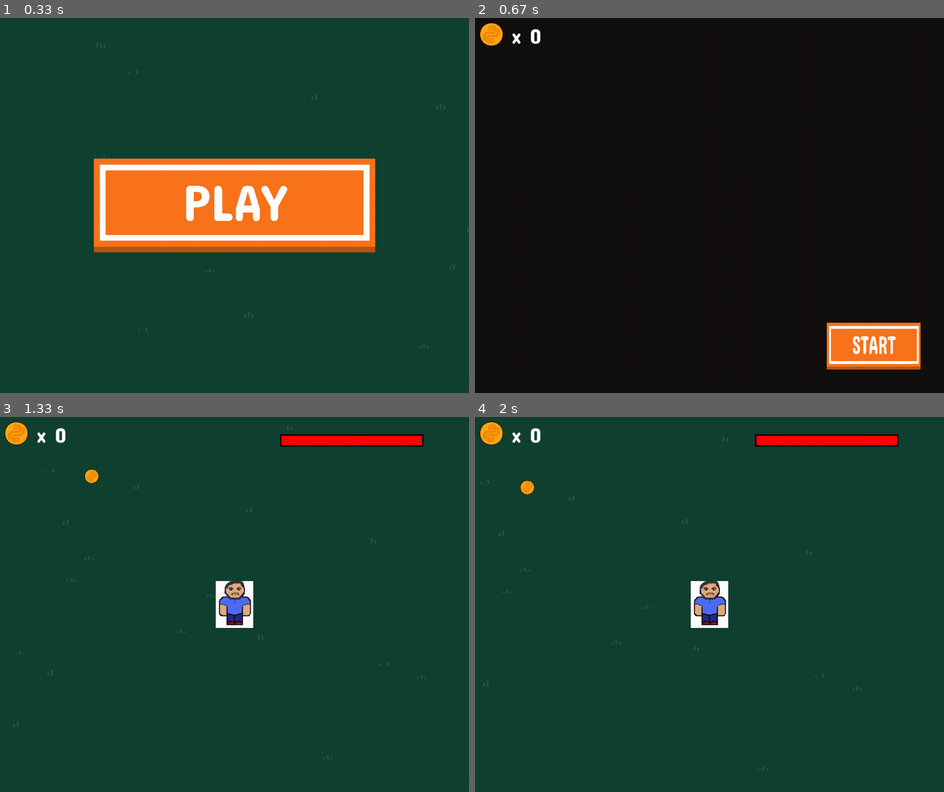
Above: before the commit, frames 1-4 (two rows, left to right).
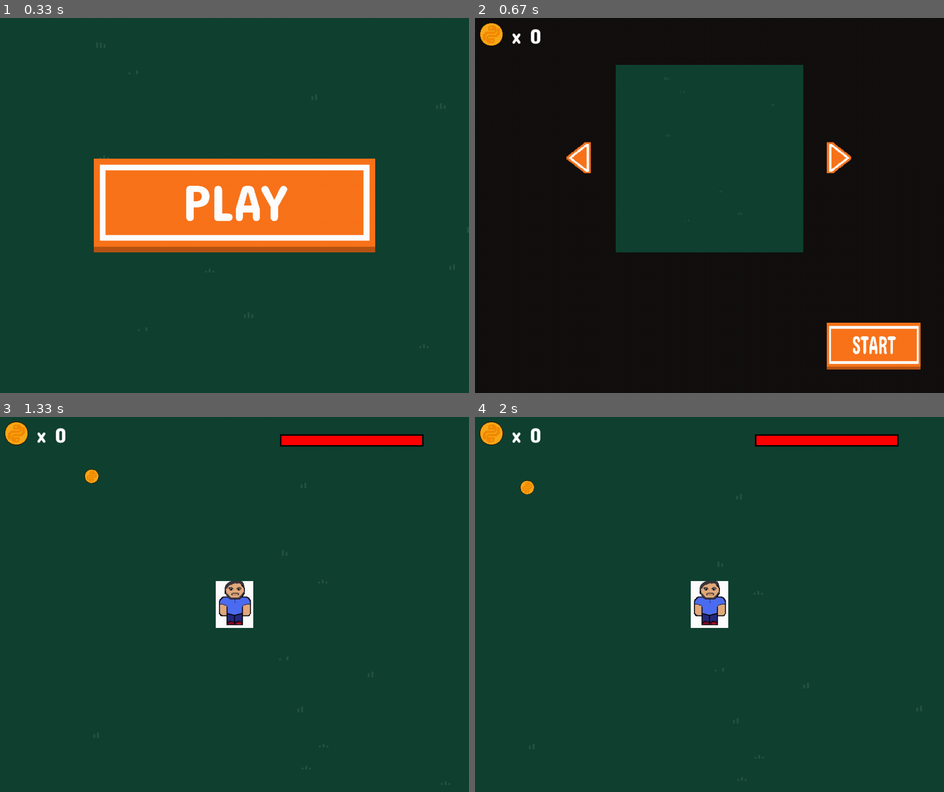
Above: after the commit, the same moments.

Repository: Juwek/pygame-project
Game: pygame game, started from main.py
Same seed, same stepped clock (60 frames per second), same inputs: the game is played once before the commit and once after it.
Inputs (mouse positions are in pixels of both pictures, inside the frame that each line leads up to):
- Up to frame 1 (0.33 s): no input
- Up to frame 2 (0.67 s): press the mouse at (709, 205) at 0.37 s; move the mouse to (653, 205) at 0.47 s; release the mouse at (596, 209) at 0.6 s
- Up to frame 3 (1.33 s): press the mouse at (398, 747) at 0.7 s; move the mouse to (370, 702) at 0.8 s; release the mouse at (342, 660) at 0.93 s; press the mouse at (398, 747) at 1.03 s; move the mouse to (229, 679) at 1.13 s; release the mouse at (60, 612) at 1.27 s
- Up to frame 4 (2 s): hold D 1.33-1.8 s; hold W from 1.83 s (still down)

Frame 1 is identical in both runs. In frame 2, 21% of the frame differs, in the area x 19-81%, y 12-63%; in frame 3, less than 0.1%; in frame 4, less than 0.1%.

Commit message:
cool second level

Diff:
--- a/Scripts/Base.py
+++ b/Scripts/Base.py
@@ -2,7 +2,8 @@
 from constants import BASE
 
 data_dict = {
-    'coins': None
+    'coins': None,
+    'maps': None
 }
 
 
@@ -12,12 +13,13 @@
     cur.execute('''
     CREATE TABLE IF NOT EXISTS Data (
     id INTEGER PRIMARY KEY,
-    coins INTEGER
+    coins INTEGER,
+    maps TEXT
     )
     ''')
     base.commit()
     cur.execute('''
-    INSERT INTO Data (coins) VALUES (0)
+    INSERT INTO Data (coins, maps) VALUES (0, "1 0")
     ''')
     base.commit()
     base.close()
--- a/Scripts/Button.py
+++ b/Scripts/Button.py
@@ -3,10 +3,11 @@
 
 
 class Button(pygame.sprite.Sprite):
-    def __init__(self, path, x, y, width, height, *group):
+    def __init__(self, path, x, y, width, height, *group, inf=None):
         super().__init__(*group)
         self.image = pygame.transform.scale(load_image(path), (width, height))
         self.rect = self.image.get_rect()
+        self.inf = inf
         self.rect.x = x
         self.rect.y = y
 
@@ -14,3 +15,9 @@
         if (event.type == pygame.MOUSEBUTTONDOWN and pygame.mouse.get_pressed()[0]
             and self.rect.collidepoint(pygame.mouse.get_pos())):
             return True
+
+    def get_inf(self):
+        return self.inf
+
+    def set_group(self, *group):
+        super().__init__(*group)
--- a/Scripts/Map.py
+++ b/Scripts/Map.py
@@ -1,14 +1,16 @@
 import pygame
 from extensions import load_image
+from constants import WIDTH, HEIGHT
 
 
 class Map(pygame.sprite.Sprite):
     def __init__(self, map, *group):
         super().__init__(*group)
-        self.image = load_image('maps/map1.png')
+        self.maps = ['maps/map1.png', 'maps/map2.png']
+        self.image = load_image(self.maps[map])
         self.rect = self.image.get_rect()
-        self.x = -self.image.get_width() / 2
-        self.y = -self.image.get_height() / 2
+        self.x = -self.image.get_width() / 2 + WIDTH / 2
+        self.y = -self.image.get_height() / 2 + HEIGHT / 2
 
     def draw(self, player_pos):
         self.player_x = player_pos[0]
--- a/Scripts/Picture.py
+++ b/Scripts/Picture.py
@@ -5,7 +5,11 @@
 class Picture(pygame.sprite.Sprite):
     def __init__(self, path, pos: tuple[int, int], size: tuple[int, int], *group):
         super().__init__(*group)
+        self.size = size
         self.image = pygame.transform.scale(load_image(path), (size[0], size[1]))
         self.rect = self.image.get_rect()
         self.rect.x = pos[0]
         self.rect.y = pos[1]
+
+    def set_img(self, path):
+        self.image = pygame.transform.scale(load_image(path), (self.size[0], self.size[1]))
--- /dev/null
+++ b/Scripts/Slider.py
@@ -0,0 +1,35 @@
+import pygame
+from Scripts.Button import Button
+from Scripts.Picture import Picture
+from constants import WIDTH, HEIGHT
+from extensions import set_text
+
+
+class Slider:
+    def __init__(self, maps, open_maps, group):
+        self.group = group
+        self.size = 700, 600
+        self.pos = WIDTH / 2 - self.size[0] / 2, HEIGHT / 2 - self.size[1] / 2 - 50
+        self.maps = maps
+        self.open_maps = [int(i) for i in open_maps.split()]
+        self.rect = pygame.rect.Rect(self.pos[0], self.pos[1], self.size[0], self.size[1])
+        self.current_map = 0
+        self.image = Picture(self.maps[self.current_map], (self.pos[0] + 150, self.pos[1] + 50),
+                             (400, 400), self.group)
+        self.left_button = Button('pictures/buttons/left.png', self.pos[0] + 45,
+                                   265, 52, 66, group)
+        self.right_button = Button('pictures/buttons/right.png', self.pos[0] + 600,
+                                  265, 52, 66, group)
+        self.buy_button = Button('pictures/buttons/button4.png', self.pos[0] + 250,
+                                 self.pos[1] + 475, 200, 100, inf='100')
+        self.price = set_text(45, self.buy_button.get_inf())
+
+    def update(self):
+        self.image.set_img(self.maps[self.current_map])
+        if not self.open_maps[self.current_map]:
+            self.buy_button.set_group(self.group)
+        else:
+            self.group.remove(self.buy_button)
+
+    def set_open_maps(self, open_maps):
+        self.open_maps = [int(i) for i in open_maps.split()]
--- a/main.py
+++ b/main.py
@@ -7,15 +7,17 @@
 from Scripts.Map import Map
 from Scripts.Enemy import Enemy
 from Scripts.Picture import Picture
+from Scripts.Slider import Slider
 from Scripts.Coin import ParticleCoins
 from Scripts.Base import *
-from extensions import set_text, base_is_created
+from extensions import set_text, base_is_created, load_image
 
 state = 0
 game = True
 enemys = ['crazy', 'devil', 'poker']
 main_count_coin = 0
 collected_coins = 0
+current_map = 0
 
 
 def show_start_window(screen, group):
@@ -70,7 +72,7 @@
         game: Изменяется на False, если игрок закрывает окно.
         main_count_coin: Обновляет количество монет, полученное из `get_data()`.
     """
-    global state, game, main_count_coin  # Объявляем, что используем глобальные переменные state, game и main_count_coin
+    global state, game, main_count_coin, current_map
     clock = pygame.time.Clock()  # Создаем объект Clock для контроля FPS.
 
     data = get_data() # Получаем данные об игре (включая количество монет)
@@ -83,22 +85,41 @@
     # Создаем и добавляем изображение монеты в группу спрайтов.
     Picture('pictures/coin.png', (10, 10), (50, 50), group)  # Отображаем изображение монеты
 
-    coins_text = set_text(45, f' x {main_count_coin}') # Создаем текст с количеством монет игрока
+     # Создаем текст с количеством монет игрока
+    slider = Slider(['maps/preview1.png', 'maps/preview2.png'], data['maps'], group)
 
     running = True  # Устанавливаем флаг для управления игровым циклом.
     while running:  # Основной игровой цикл для окна лобби.
         screen.fill('#131010')  # Заполняем экран темно-серым цветом.
+        coins_text = set_text(45, f' x {main_count_coin}')
         screen.blit(coins_text, (60, 10))  # Отображаем текст с количеством монет.
 
         for event in pygame.event.get():  # Обрабатываем события.
             if event.type == pygame.QUIT:  # Если игрок закрыл окно.
                 running = False  # Останавливаем игровой цикл.
                 game = False  # Завершаем игру.
-            elif start_button.is_clicked(event):  # Если кнопка "Старт" нажата.
+            if start_button.is_clicked(event) and slider.open_maps[slider.current_map]:  # Если кнопка "Старт" нажата.
                 state = 2  # Переключаемся в состояние игры.
-                running = False  # Останавливаем игровой цикл окна лобби.
-
-        group.draw(screen)  # Отображаем все спрайты из группы на экране.
+                current_map = slider.current_map
+                running = False
+            if slider.right_button.is_clicked(event):
+                slider.current_map = (slider.current_map + 1) % len(slider.maps)
+            if slider.left_button.is_clicked(event):
+                slider.current_map = (slider.current_map - 1) % len(slider.maps)
+            if (slider.buy_button.is_clicked(event) and not slider.open_maps[slider.current_map]
+                and int(slider.buy_button.get_inf()) <= main_count_coin):
+                set_data('coins', main_count_coin - int(slider.buy_button.get_inf()))
+                set_data('maps', '1 1')
+                main_count_coin -= int(slider.buy_button.get_inf())
+                data = get_data()
+                slider.set_open_maps(data['maps'])
+                print(get_data())
+
+        slider.update()
+        #pygame.draw.rect(screen, (0, 0, 0), slider.rect)
+        group.draw(screen)
+        if not slider.open_maps[slider.current_map]:
+            screen.blit(slider.price, (470, 550))
         pygame.display.flip()  # Обновляем содержимое всего экрана.
         clock.tick(FPS)  # Контролируем FPS.
 
@@ -109,9 +130,7 @@
     clock = pygame.time.Clock()
     group_map = pygame.sprite.Group()
     group_coins = pygame.sprite.Group()
-    pos = [(0, 0)]
-    tiles_map = []
-    tiles_map.append(Map(map, group_map))
+    world_map = Map(map, group_map)
     player = Player(3, group)
 
     count_coin = 0
@@ -135,7 +154,6 @@
     pygame.time.set_timer(wave_timer, 20000)                   #таймер для снижения времени спавна врага
     stabilization_timer = pygame.USEREVENT + 3
     stabilization = False
-    Picture('pictures/coin.png', (10, 10), (50, 50), group)
 
     running = True
     while running:
@@ -160,9 +178,9 @@
                 for _ in range(choice(range(1, 4))):
                     coins.append(ParticleCoins(30, (100, 100), choice(numbers), choice(numbers),
                                                group_coins))
+
         group_map.draw(screen)
-        for tile in tiles_map:
-            tile.draw((player.x, player.y))
+        world_map.draw((player.x, player.y))
 
         group_coins.draw(screen)
         group_coins.update((player.x, player.y))
@@ -190,6 +208,7 @@
         group.draw(screen)
         group.update()
 
+        screen.blit(pygame.transform.scale(load_image('pictures/coin.png'), (50, 50)), (10, 10))
         coins_text = set_text(45, f' x {count_coin}')
         screen.blit(coins_text, (60, 10))
         bar_pos = 600, 40
@@ -282,7 +301,7 @@
         elif state == 1:
             show_lobby_window(screen, lobby_group)
         elif state == 2:
-            show_main_window(screen, main_group, 0)
+            show_main_window(screen, main_group, current_map)
         elif state == 3:
             show_final_window(screen, final_group, collected_coins)
 
Binary file removed: data/maps/2.png
Binary file removed: data/maps/3.png
Binary file removed: data/maps/4.png
Binary file removed: data/maps/5.png
Binary file removed: data/maps/6.png
Binary file added: data/maps/map2.png
Binary file added: data/maps/preview1.png
Binary file added: data/maps/preview2.png
Binary file added: data/pictures/buttons/button4.png
Binary file added: data/pictures/buttons/left.png
Binary file added: data/pictures/buttons/right.png
